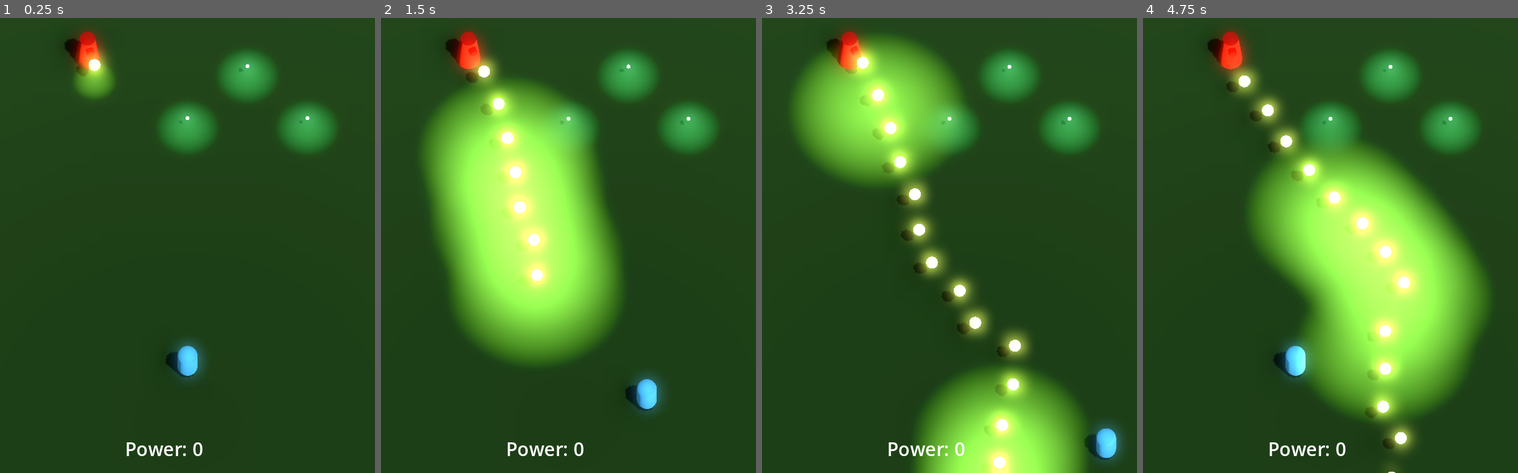
Above: before the commit, frames 1-4 (left to right).
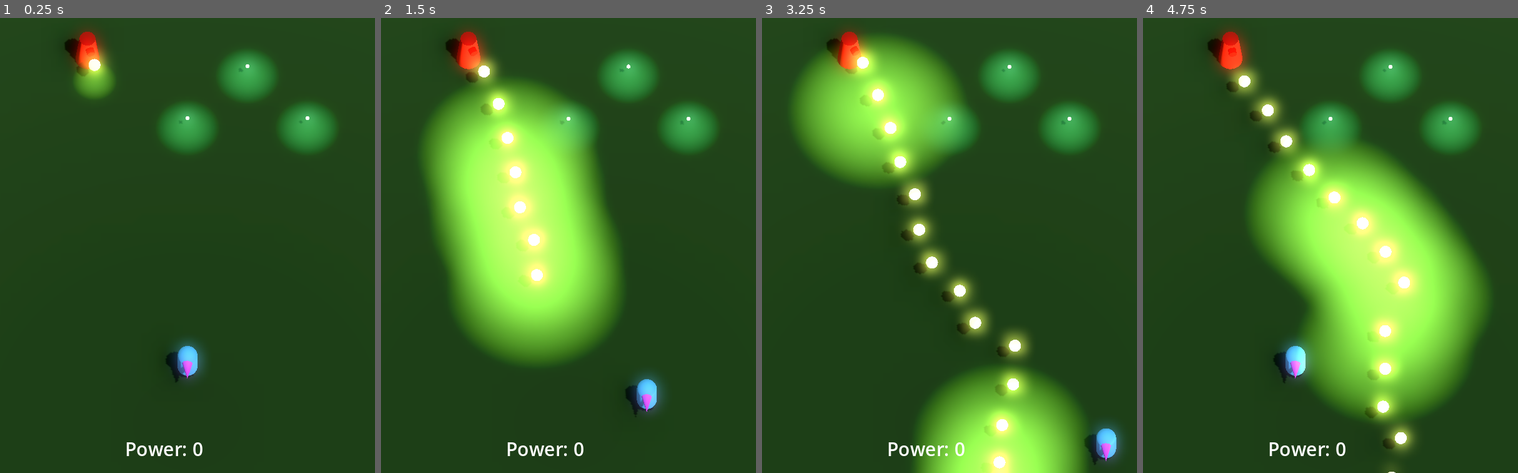
Above: after the commit, the same moments.

Repository: JackEvans24/bullet-absorb
Game: Godot game, scene res://scenes/main.tscn
Two runs of this game, one before a commit and one after it. Both use one fixed random seed, a clock stepped at 60 frames per second and the inputs below.
Inputs:
- Up to frame 1 (0.25 s): no input
- Up to frame 2 (1.5 s): hold Right (move_right) 0.53-1.28 s; hold J (absorb) 0.53-1.28 s; hold Down (move_back) from 1.28 s (still down); tap J (absorb) at 1.35 s
- Up to frame 3 (3.25 s): release Down (move_back) at 2.03 s; hold Right (move_right) 2.03-2.78 s; hold J (absorb) 2.03-2.78 s; hold Up (move_forward) from 2.78 s (still down); tap J (absorb) at 2.85 s
- Up to frame 4 (4.75 s): release Up (move_forward) at 3.53 s; hold J (absorb) 3.53-4.28 s; hold Left (move_left) from 3.53 s (still down); tap J (absorb) at 4.35 s

The runs differ from the first frame. In frame 1, 0.1% of the frame differs, in the area x 45-52%, y 75-81%; in frame 2, 0.1%; in frame 3, 0.1%; in frame 4, 0.1%.

Commit message:
feat: aim player towards aim direction

Diff:
--- a/prefabs/player.tscn
+++ b/prefabs/player.tscn
@@ -10,6 +10,16 @@
 
 [sub_resource type="CapsuleMesh" id="CapsuleMesh_xm2o2"]
 material = ExtResource("2_di4ke")
+
+[sub_resource type="StandardMaterial3D" id="StandardMaterial3D_g7u2v"]
+albedo_color = Color(0.936667, 0.24, 1, 1)
+
+[sub_resource type="CylinderMesh" id="CylinderMesh_ugy6r"]
+material = SubResource("StandardMaterial3D_g7u2v")
+top_radius = 0.01
+bottom_radius = 0.3
+height = 1.0
+radial_segments = 8
 
 [sub_resource type="CapsuleShape3D" id="CapsuleShape3D_b08da"]
 
@@ -51,8 +61,15 @@
 collision_layer = 2
 script = ExtResource("1_u023k")
 
-[node name="MeshInstance3D" type="MeshInstance3D" parent="."]
+[node name="Pivot" type="Node3D" parent="."]
+
+[node name="Body" type="MeshInstance3D" parent="Pivot"]
 mesh = SubResource("CapsuleMesh_xm2o2")
+skeleton = NodePath("../..")
+
+[node name="Nose" type="MeshInstance3D" parent="Pivot"]
+transform = Transform3D(1, 0, 0, 0, -4.37114e-08, -1, 0, 1, -4.37114e-08, -0.00900269, 0.5, 0.799512)
+mesh = SubResource("CylinderMesh_ugy6r")
 
 [node name="CollisionShape3D" type="CollisionShape3D" parent="."]
 shape = SubResource("CapsuleShape3D_b08da")
--- a/scripts/player/player.gd
+++ b/scripts/player/player.gd
@@ -5,6 +5,7 @@
 
 @export var fall_acceleration = 10
 
+@onready var pivot: Node3D = $Pivot
 @onready var move: PlayerMovement = $Move
 @onready var aim: PlayerAim = $Aim
 @onready var absorb: Absorb = $Absorb
@@ -21,6 +22,7 @@
 		velocity.y -= fall_acceleration * delta
 
 	velocity = move.movement
+	pivot.look_at(pivot.global_position + aim.aim_direction)
 
 	move_and_slide()
 
--- a/scripts/player/player_aim.gd
+++ b/scripts/player/player_aim.gd
@@ -1,9 +1,11 @@
 class_name PlayerAim
 extends Node3D
 
-var aim: Vector3 = Vector3.ZERO
+var aim_direction: Vector3 = Vector3.FORWARD
 
-func _physics_process(delta):
-	var input_dir = Input.get_vector("aim_left", "aim_right", "aim_forward", "aim_back")
-	aim = Vector3(input_dir.x, 0, input_dir.y).normalized()
-	# print("Aim: %s" % aim)
+func _process(_delta: float):
+	var input_dir = Input.get_vector("aim_right", "aim_left", "aim_back", "aim_forward")
+	var direction = Vector3(input_dir.x, 0, input_dir.y).normalized()
+
+	if direction:
+		aim_direction = direction
Not shown: 1 places in prefabs/player.tscn that only renumber resources
